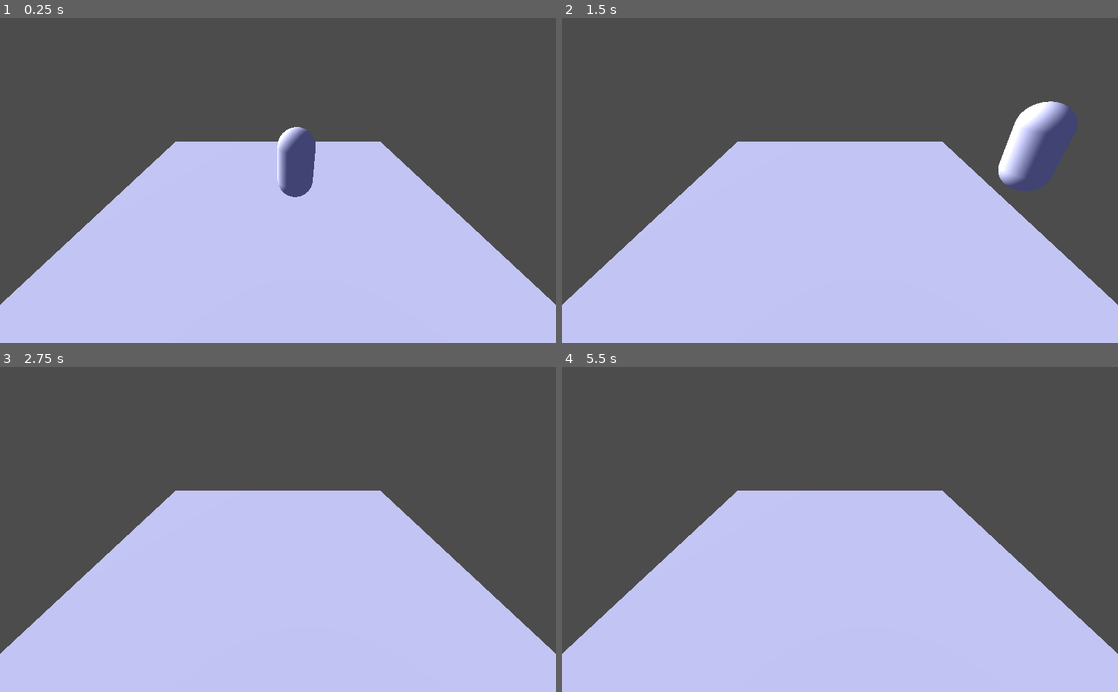
Above: before the commit, frames 1-4 (two rows, left to right).
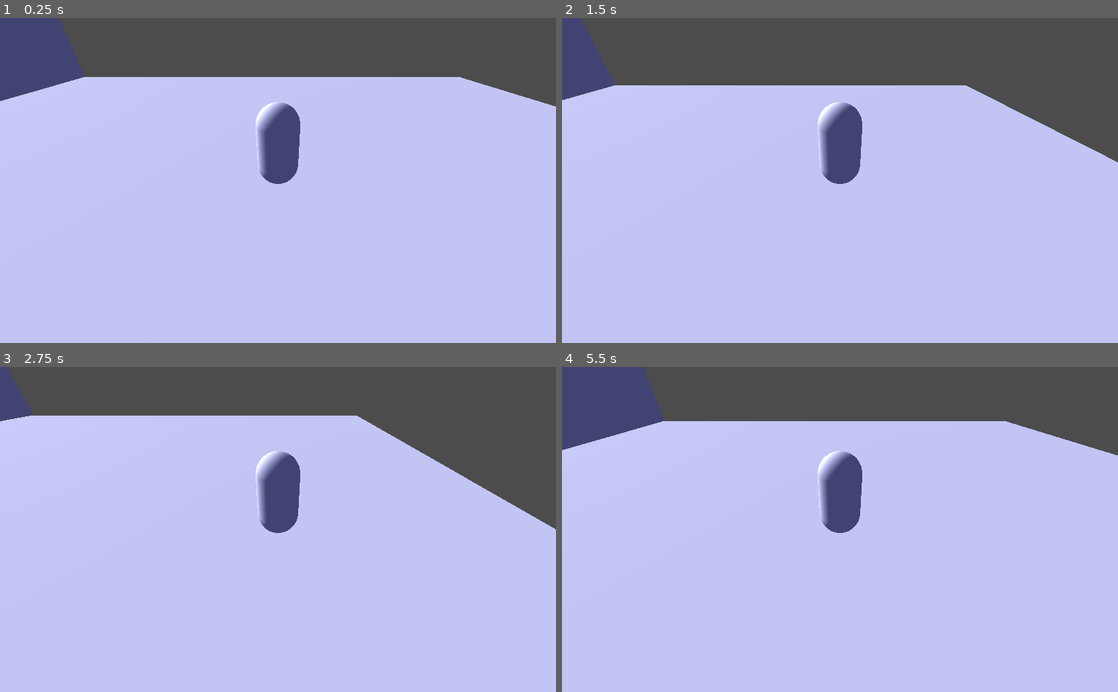
Above: after the commit, the same moments.

Repository: jrburga/BetrayalLike
Game: Godot game, scene res://Main/Main3D.tscn
The game is run twice, just before and just after one commit, with the same random seed, the same clock (stepped at 60 frames per second) and the same inputs.
Inputs:
- Up to frame 1 (0.25 s): no input
- Up to frame 2 (1.5 s): hold D (right) 0.53-1.28 s; tap Space (jump) at 0.77 s; hold S (down) from 1.28 s (still down)
- Up to frame 3 (2.75 s): tap Space (jump) at 1.52 s; release S (down) at 2.03 s; hold D (right) from 2.03 s (still down)
- Up to frame 4 (5.5 s): release D (right) at 2.78 s; hold W (up) 2.78-3.53 s; tap Space (jump) at 3.02, 3.77, 4.52 s; hold A (left) 3.53-5.03 s; hold S (down) from 5.03 s (still down)

The runs differ from the first frame. In frame 1, 38% of the frame differs, in the area x 0-100%, y 0-89%; in frame 2, 33%; in frame 3, 34%; in frame 4, 40%.

Commit message:
messing around with 3rd person camera

Diff:
--- /dev/null
+++ b/Main/CameraThirdPerson.gd
@@ -0,0 +1,17 @@
+extends Camera
+
+export(NodePath) var look_at_target = null
+
+# Called when the node enters the scene tree for the first time.
+func _ready():
+	pass # Replace with function body.
+
+
+# Called every frame. 'delta' is the elapsed time since the previous frame.
+#func _process(delta):
+#	pass
+
+func _physics_process(delta):
+	var look_at_node = get_node(look_at_target) as Spatial
+	if look_at_node:
+		look_at(look_at_node.global_translation, Vector3.UP)
--- a/Main/Main2D.tscn
+++ b/Main/Main2D.tscn
@@ -1,7 +1,36 @@
 [gd_scene load_steps=3 format=2]
 
 [ext_resource path="res://Character/Character2D.tscn" type="PackedScene" id=1]
-[ext_resource path="res://Main/csv_reader.gd" type="Script" id=2]
+
+[sub_resource type="GDScript" id=1]
+script/source = "tool
+extends Node
+
+export(bool) var _read_csv = false setget _on_read_csv
+export(String, FILE, \"*.csv\") var csv_filename
+
+func _on_read_csv(value):
+	var file = File.new()
+	print('reading csv file: ', csv_filename)
+	if file.file_exists(csv_filename):
+		file.open(csv_filename, file.READ)
+		while !file.eof_reached():
+			var line = file.get_csv_line()
+
+			print(line)
+		file.close()
+
+
+
+# Called when the node enters the scene tree for the first time.
+func _ready():
+	pass
+
+
+# Called every frame. 'delta' is the elapsed time since the previous frame.
+#func _process(delta):
+#	pass
+"
 
 [node name="Main2D" type="Node2D"]
 
@@ -12,5 +41,5 @@
 position = Vector2( -54, -93 )
 
 [node name="Node" type="Node" parent="."]
-script = ExtResource( 2 )
+script = SubResource( 1 )
 csv_filename = "res://test-sheet-1.csv"
--- a/Main/Main3D.tscn
+++ b/Main/Main3D.tscn
@@ -1,6 +1,7 @@
-[gd_scene load_steps=3 format=2]
+[gd_scene load_steps=4 format=2]
 
 [ext_resource path="res://Character/Character3D.tscn" type="PackedScene" id=1]
+[ext_resource path="res://Main/CameraThirdPerson.gd" type="Script" id=2]
 
 [sub_resource type="Environment" id=1]
 ambient_light_color = Color( 0.254902, 0.262745, 0.447059, 1 )
@@ -10,15 +11,35 @@
 [node name="CSGBox" type="CSGBox" parent="."]
 transform = Transform( 1, 0, 0, 0, 1, 0, 0, 0, 1, 0, -0.05, 0 )
 use_collision = true
-width = 10.0
+width = 30.0
 height = 0.1
-depth = 10.0
+depth = 30.0
+
+[node name="CSGBox2" type="CSGBox" parent="."]
+transform = Transform( 1, 0, 0, 0, 1, 0, 0, 0, 1, 0, 2.531, 15 )
+use_collision = true
+width = 30.0
+height = 5.0
+depth = 0.1
+
+[node name="CSGBox3" type="CSGBox" parent="."]
+transform = Transform( 1, 0, 0, 0, 1, 0, 0, 0, 1, -15, 2.531, 0 )
+use_collision = true
+width = 0.1
+height = 5.0
+depth = 30.0
 
 [node name="KinematicBody" parent="." instance=ExtResource( 1 )]
 transform = Transform( 1, 0, 0, 0, 1, 0, 0, 0, 1, 0.487846, 0.575444, -0.0168672 )
 
-[node name="Camera" type="Camera" parent="."]
-transform = Transform( 1, 0, 0, 0, 0.866025, 0.5, 0, -0.5, 0.866025, 0, 4.02783, 5.7333 )
+[node name="SpringArm" type="SpringArm" parent="KinematicBody"]
+transform = Transform( 1, 0, 0, 0, 1, 0, 0, 0, 1, 0, 3.425, 0 )
+spring_length = 5.0
+
+[node name="Camera" type="Camera" parent="KinematicBody/SpringArm"]
+transform = Transform( 1, 0, 0, 0, 0.866025, 0.5, 0, -0.5, 0.866025, 0, 0, 2 )
+script = ExtResource( 2 )
+look_at_target = NodePath("../..")
 
 [node name="DirectionalLight" type="DirectionalLight" parent="."]
 transform = Transform( -0.5, 0.433013, -0.75, 0, 0.866025, 0.5, 0.866025, 0.25, -0.433013, -10.8693, 4.07344, -1.52866 )
